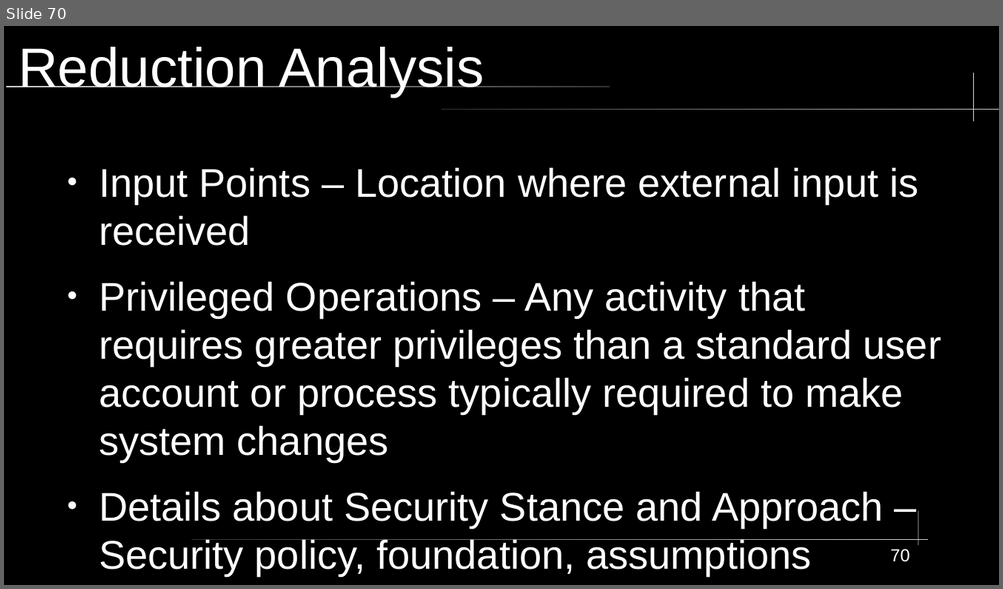
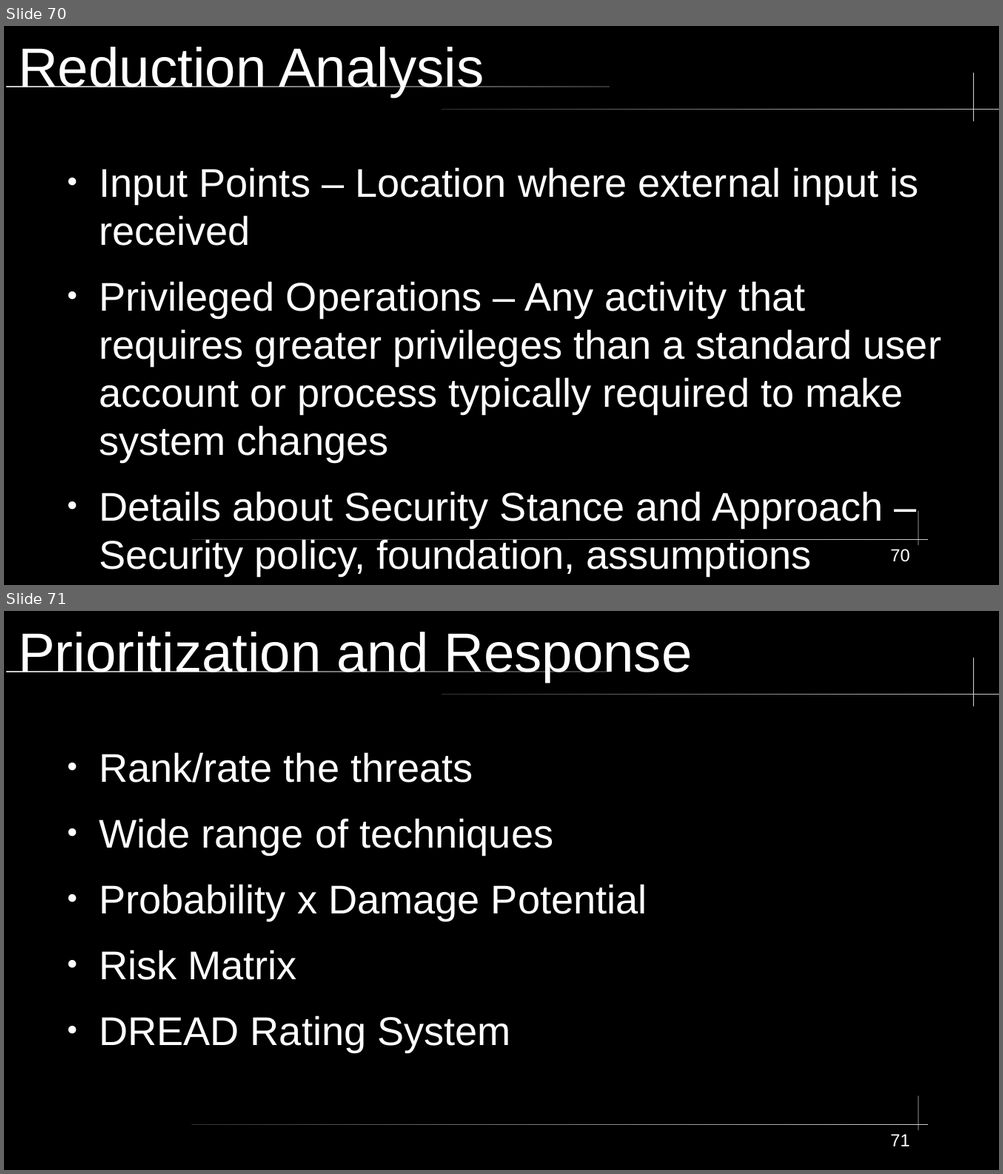
Before and after one commit to City-Colleges-of-Chicago-Cybersecurity/COMPSFI-214, a slide deck: 2026/Spring/powerpoints/Chapter-01-Security-Governance-Through-Principles-and-Policies.odp. Shown one above the other, each under a label of ours: slide 70 before the commit, slides 70 and 71 after it. The pictures are 1003x589 and 1003x1174 pixels, drawn with LibreOffice and Linux fonts; fonts in the diff are those of the drawing. Boxes give left, top, right and bottom in pixels: in the first picture for what was removed or moved away, otherwise in the second. Text is boxed around its words. In the diff, an @@ line names an element or a change of style, - is before the commit and + after.

```diff
--- a/2026/Spring/powerpoints/Chapter-01-Security-Governance-Through-Principles-and-Policies.odp
+++ b/2026/Spring/powerpoints/Chapter-01-Security-Governance-Through-Principles-and-Policies.odp
@@ slide 71 added at <box>4,611,999,1170</box>, background #000000; not listed: 5 template elements that a slide beside it also shows @@
@@ title added at <box>18,632,691,682</box>, 44 pt, text #FFFFFF @@
+Prioritization and Response
@@ text added at <box>99,752,647,1052</box>, 32 pt, text #FFFFFF @@
+● Rank/rate the threats
+● Wide range of techniques
+● Probability x Damage Potential
+● Risk Matrix
+● DREAD Rating System
@@ page number added at <box>890,1134,909,1147</box>, 14 pt, text #FFFFFF @@
+71
```
Also in this commit, not shown: 1 other slide added, 1 slide removed, 6 other files.
